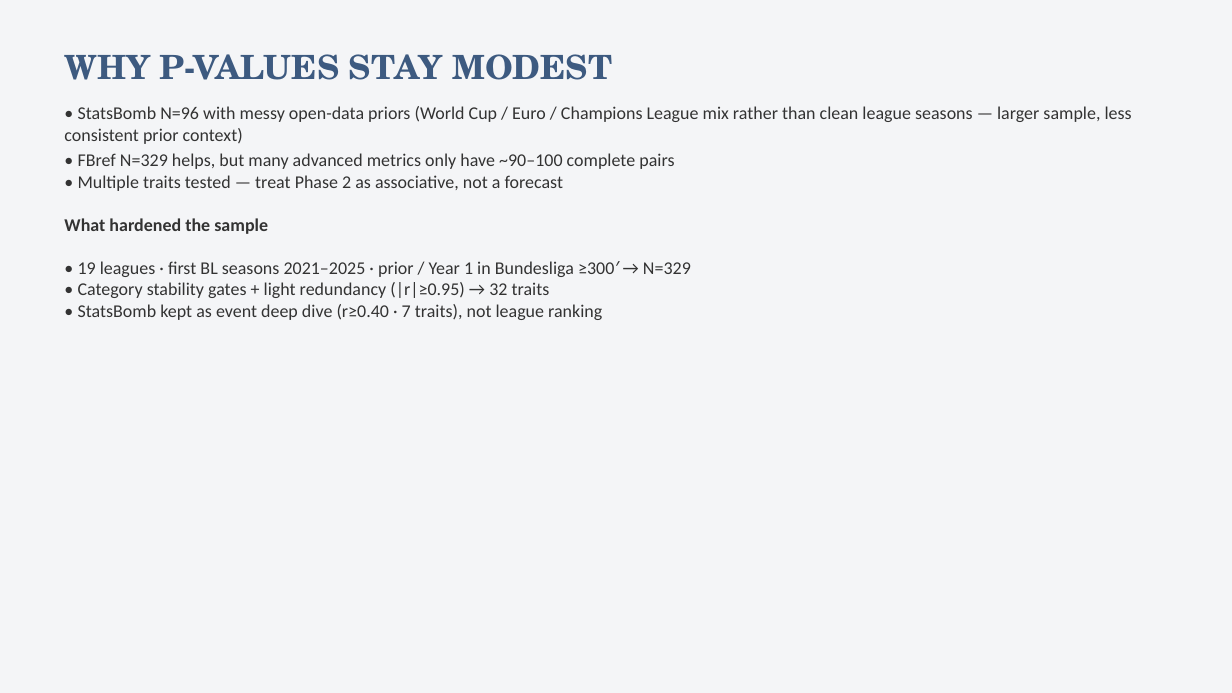
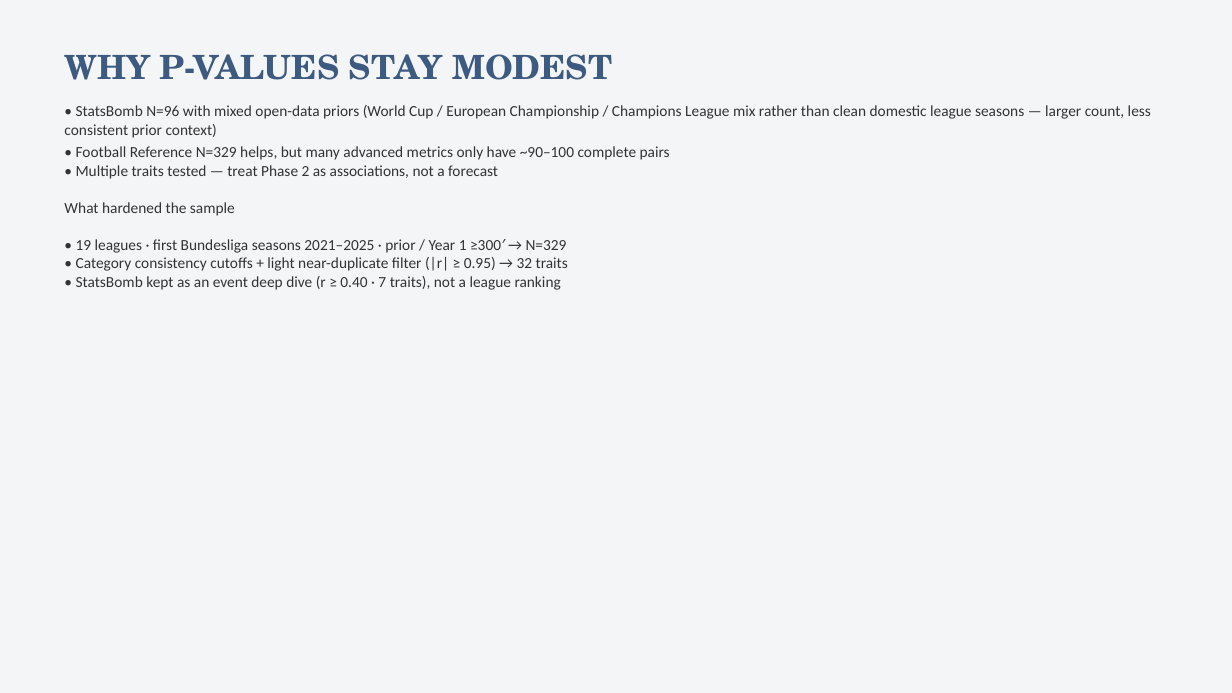
Before and after one commit to colbymorris08/bundesliga-transfer-traits, a slide deck: slide 20 of bundesliga_transfer_traits.pptx. Drawn at 1232x693 pixels with LibreOffice and Linux fonts; fonts in the diff are those of the drawing. Boxes give left, top, right and bottom in pixels: in the first picture for what was removed or moved away, otherwise in the second. Text is boxed around its words. In the diff, an @@ line names an element or a change of style, - is before the commit and + after.

```diff
--- a/bundesliga_transfer_traits.pptx
+++ b/bundesliga_transfer_traits.pptx
@@ text at <box>64,105,1151,179</box>: text changed; size 14 to 12 pt @@
-• StatsBomb N=96 with messy open-data priors (World Cup / Euro / Champions League mix rather than clean league seasons — larger sample, less consistent prior context)
-• FBref N=329 helps, but many advanced metrics only have ~90–100 complete pairs
-• Multiple traits tested — treat Phase 2 as associative, not a forecast
+• StatsBomb N=96 with mixed open-data priors (World Cup / European Championship / Champions League mix rather than clean domestic league seasons — larger count, less consistent prior context)
+• Football Reference N=329 helps, but many advanced metrics only have ~90–100 complete pairs
+• Multiple traits tested — treat Phase 2 as associations, not a forecast
@@ text at <box>64,202,235,216</box>: size 14 to 12 pt, bold off in "What hardened the sample" @@
@@ text at <box>76,239,568,290</box>: text changed; size 14 to 12 pt @@
-• 19 leagues · first BL seasons 2021–2025 · prior / Year 1 in Bundesliga ≥300′ → N=329
-• Category stability gates + light redundancy (|r|≥0.95) → 32 traits
-• StatsBomb kept as event deep dive (r≥0.40 · 7 traits), not league ranking
+• 19 leagues · first Bundesliga seasons 2021–2025 · prior / Year 1 ≥300′ → N=329
+• Category consistency cutoffs + light near-duplicate filter (|r| ≥ 0.95) → 32 traits
+• StatsBomb kept as an event deep dive (r ≥ 0.40 · 7 traits), not a league ranking
```
Also in this commit, not shown: 22 other slides changed.
